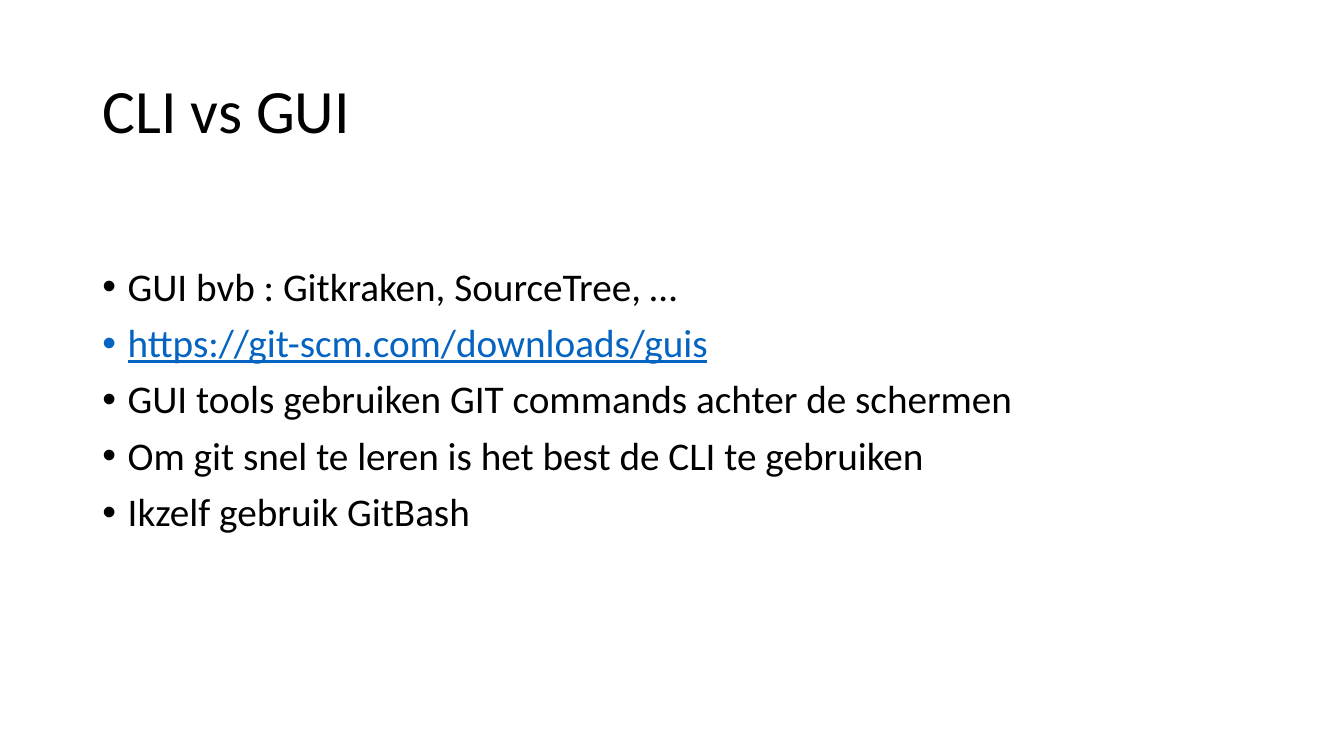
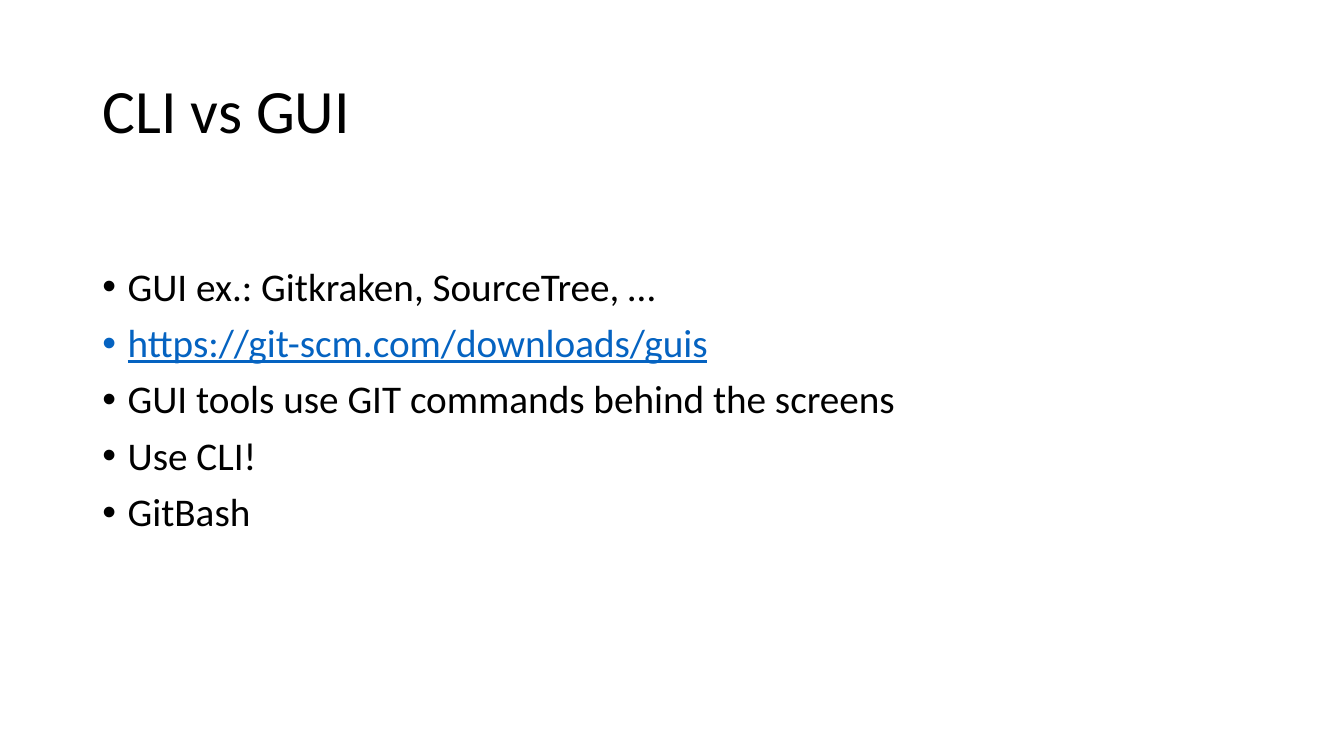
Before and after one commit to tomovermeers/MyFirstGitProject, a slide deck: slide 10 of GIT.pptx. Drawn at 1344x756 pixels with LibreOffice and Linux fonts; fonts in the diff are those of the drawing. Boxes give left, top, right and bottom in pixels: in the first picture for what was removed or moved away, otherwise in the second. Text is boxed around its words. In the diff, an @@ line names an element or a change of style, - is before the commit and + after.

```diff
--- a/GIT.pptx
+++ b/GIT.pptx
@@ text at <box>128,273,620,306</box>: text changed @@
-• GUI bvb : Gitkraken, SourceTree, …
+• GUI ex.: Gitkraken, SourceTree, …
@@ text at <box>128,385,895,527</box>: text changed @@
-• GUI tools gebruiken GIT commands achter de schermen
-• Om git snel te leren is het best de CLI te gebruiken
-• Ikzelf gebruik GitBash
+• GUI tools use GIT commands behind the screens
+• Use CLI!
+• GitBash
```
Also in this commit, not shown: 10 other slides changed, 3 slides added, 1 other file.
